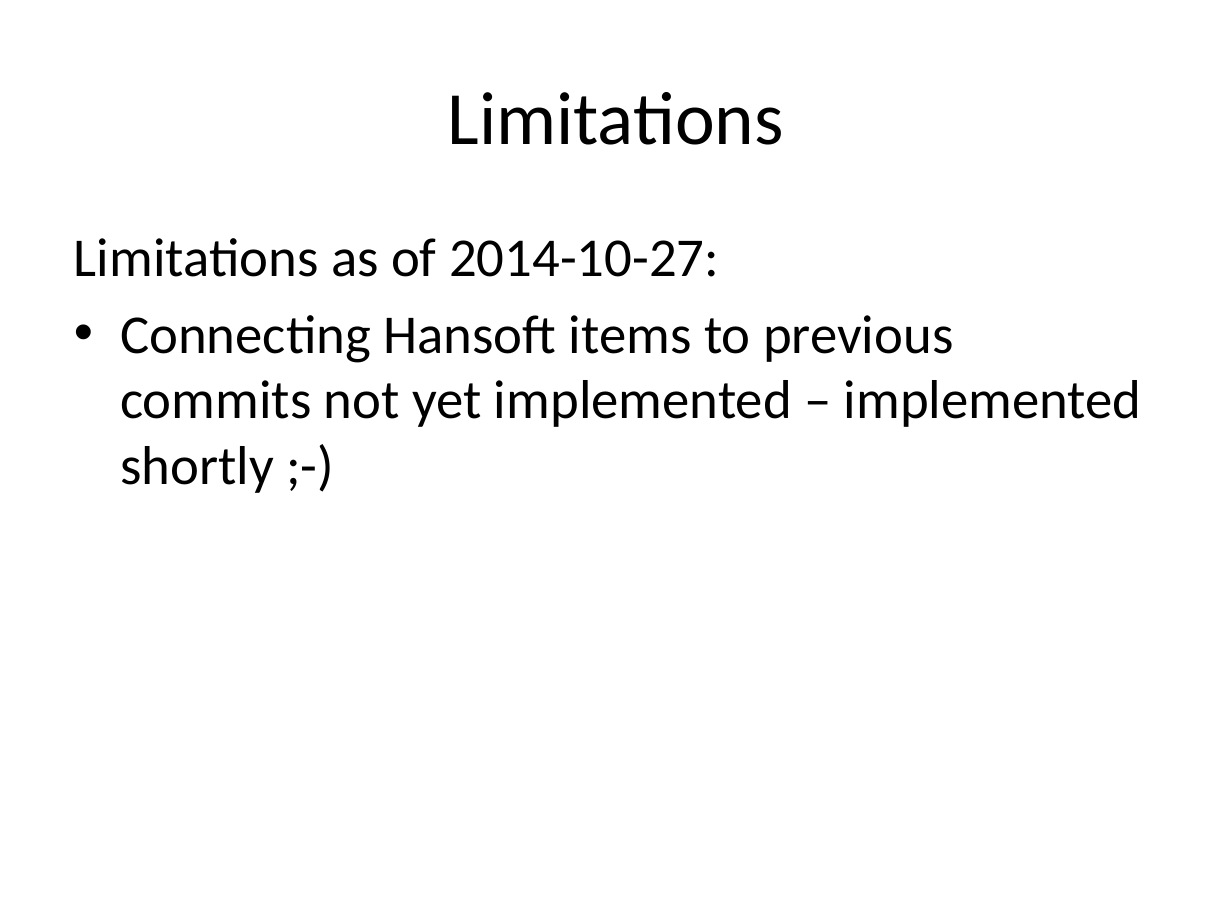
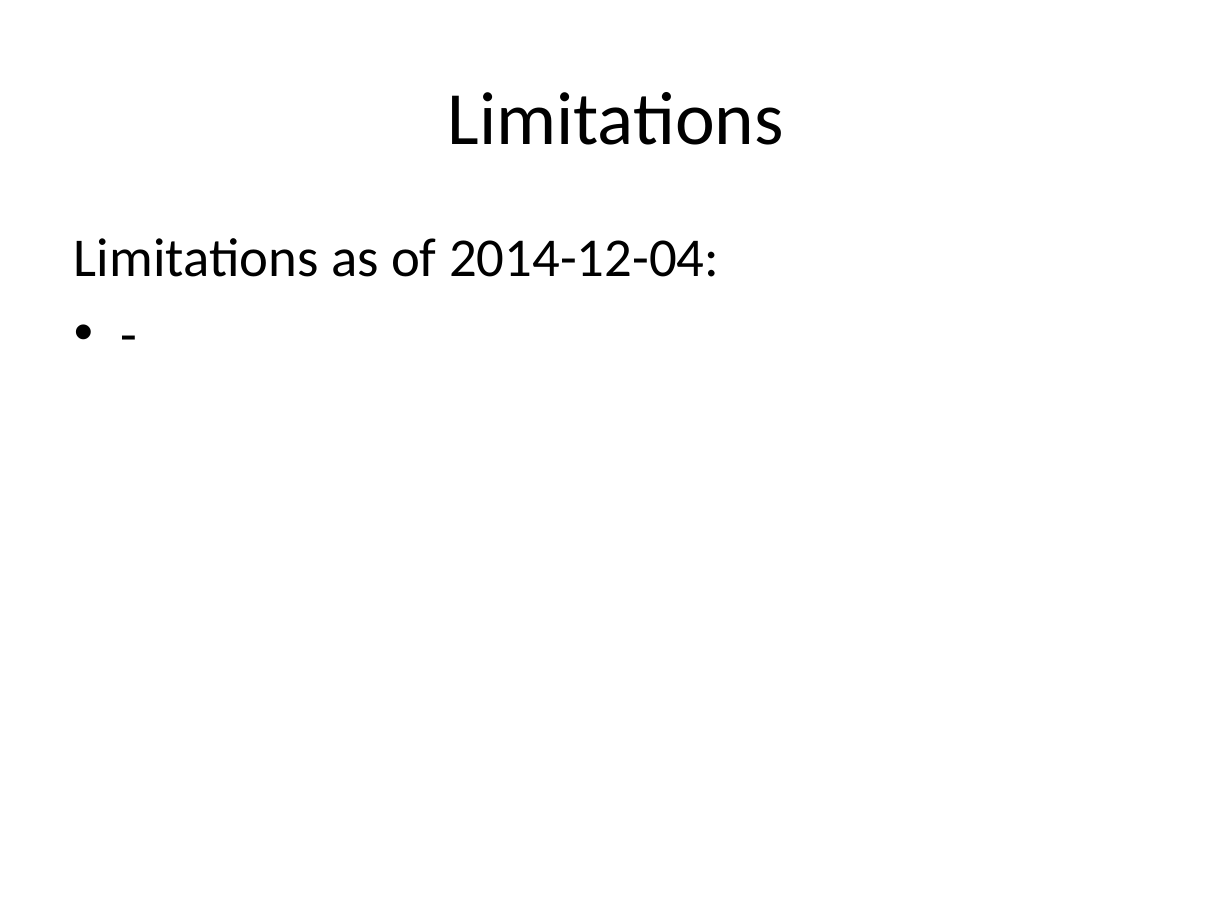
Before and after one commit to FindOut/hansoft-svn, a slide deck: slide 10 of HansoftSVN Integration Overview.pptx (slide 9 before the commit). Drawn at 1232x924 pixels with LibreOffice and Linux fonts; fonts in the diff are those of the drawing. Boxes give left, top, right and bottom in pixels: in the first picture for what was removed or moved away, otherwise in the second. Text is boxed around its words. In the diff, an @@ line names an element or a change of style, - is before the commit and + after.

Commit message:
Updates the HansoftSVN Integration Overview presentation with configuration details

```diff
--- a/HansoftSVN Integration Overview.pptx
+++ b/HansoftSVN Integration Overview.pptx
@@ text at (x1=74, y1=238, x2=719, y2=277): text changed @@
-Limitations as of 2014-10-27:
-• Connecting Hansoft items to previous commits not yet implemented – implemented shortly ;-)
+Limitations as of 2014-12-04:
+• -
```
Also in this commit, not shown: 4 other slides changed, 1 slide added.
